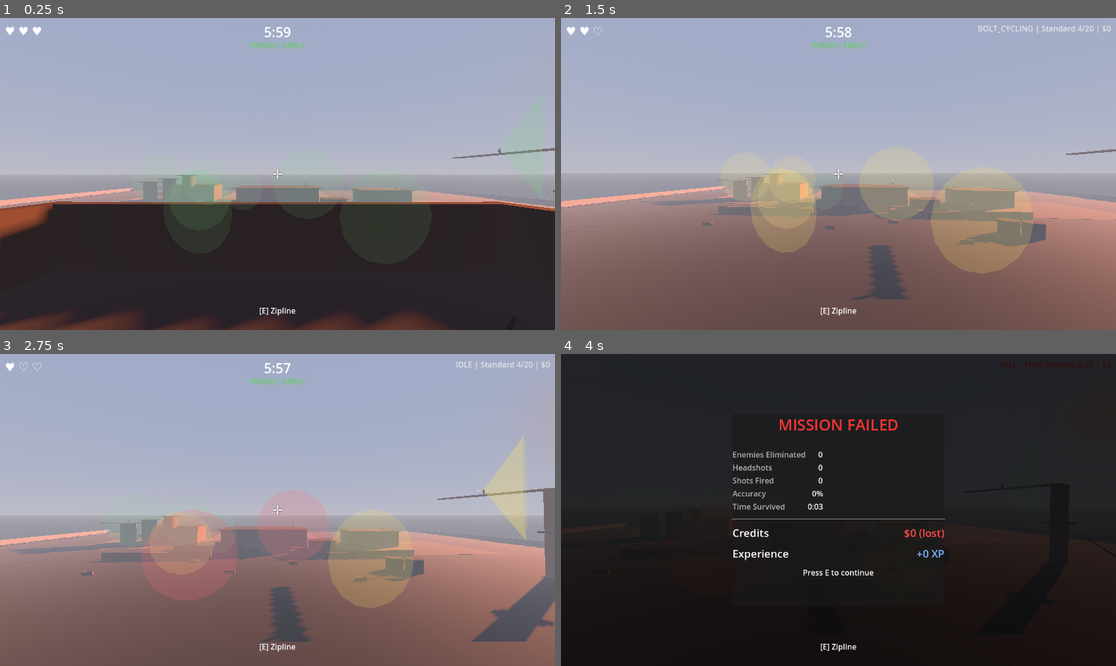
Above: before the commit, frames 1-4 (two rows, left to right).
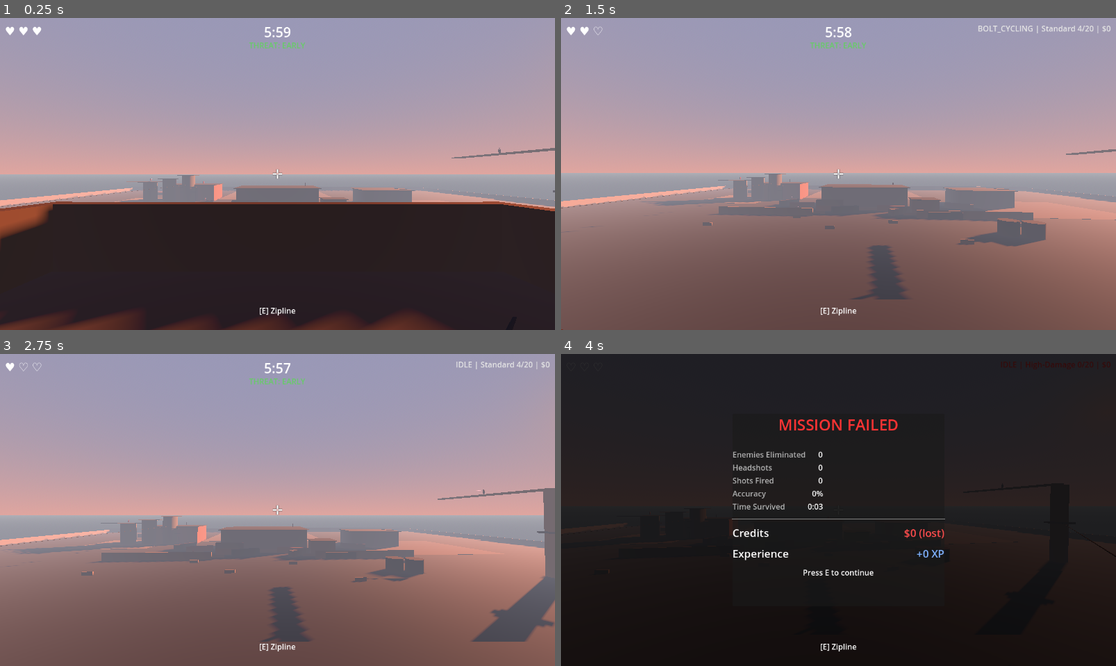
Above: after the commit, the same moments.

Repository: artemiiShabanov/UntitledSniperGame
Game: Godot game, scene res://scenes/levels/industrial_yard.tscn
Same seed, same stepped clock (60 frames per second), same inputs: the game is played once before the commit and once after it. This scene is started directly instead of the project's main scene.
Inputs (mouse positions are in pixels of both pictures, inside the frame that each line leads up to):
- Up to frame 1 (0.25 s): no input
- Up to frame 2 (1.5 s): tap Enter at 0.5 s; move the mouse to (866, 174) at 0.52 s; press the mouse at (866, 174) at 0.53 s; hold W (move_forward) from 0.53 s (still down); tap Space (jump) at 0.77 s; tap T at 0.8, 1.35 s; move the mouse to (810, 174) at 1.27 s; release the mouse at (810, 174) at 1.28 s
- Up to frame 3 (2.75 s): keep holding W (move_forward); tap Space (jump) at 1.52 s; click (249, 510) at 1.55 s; move the mouse to (288, 503) at 2.02 s; tap 1 (ammo_1) at 2.1 s; tap T at 2.3 s
- Up to frame 4 (4 s): keep holding W (move_forward); move the mouse to (832, 516) at 2.77 s; tap 2 (ammo_2) at 2.85 s; tap Space (jump) at 3.02, 3.77 s; click (832, 516) at 3.05 s; move the mouse to (877, 513) at 3.52 s; tap 3 (ammo_3) at 3.6 s; tap T at 3.8 s

The runs differ from the first frame. In frame 1, 25% of the frame differs, in the area x 0-100%, y 16-69%; in frame 2, 31%, in the area x 0-100%, y 16-82%; in frame 3, 29%; in frame 4, less than 0.1%.
Error after the commit: Invalid access to property or key 'shots_fired' on a base object of type 'Dictionary'. (res://scripts/systems/run_manager.gd:299)

Commit message:
Phase 1 bug fixes: ammo sync, stats, debug guards, stun recovery
Fix ammo_reserve desync after reload (weapon.gd). Add shots_fired stat
tracking. Gate debug T key behind OS.is_debug_build(). Set show_debug
default to false on enemies. Fix last_known_player_pos using bullet
position instead of actual player position. Save/restore original
materials on stun recovery instead of nulling them. Add null check for
bullet collider. Apply sky colors from time-of-day presets to
ProceduralSkyMaterial. Remove unused LOADING_SCENE constant. Mark
test values with TEST comments. Safe death timer with is_instance_valid.

Co-Authored-By: Claude Opus 4.6 <noreply@anthropic.com>

Diff:
--- a/data/levels/dev_test_pool.tres
+++ b/data/levels/dev_test_pool.tres
@@ -1,7 +1,7 @@
-[gd_resource type="Resource" script_class="EnemyPool" load_steps=4 format=3]
+[gd_resource type="Resource" script_class="EnemyPool" load_steps=5 format=3 uid="uid://cxxyg2bn7jdvy"]
 
-[ext_resource type="Script" path="res://scripts/world/enemy_pool.gd" id="1_pool"]
-[ext_resource type="Script" path="res://scripts/world/enemy_pool_entry.gd" id="2_entry"]
+[ext_resource type="Script" uid="uid://dqcsg6hb7jxte" path="res://scripts/world/enemy_pool.gd" id="1_pool"]
+[ext_resource type="Script" uid="uid://saxfhc5layvt" path="res://scripts/world/enemy_pool_entry.gd" id="2_entry"]
 [ext_resource type="PackedScene" path="res://scenes/enemy/enemy_lookout.tscn" id="3_lookout"]
 
 [sub_resource type="Resource" id="entry_lookout"]
@@ -12,4 +12,4 @@
 
 [resource]
 script = ExtResource("1_pool")
-entries = [SubResource("entry_lookout")]
+entries = Array[ExtResource("2_entry")]([SubResource("entry_lookout")])
--- a/scripts/enemy/enemy_base.gd
+++ b/scripts/enemy/enemy_base.gd
@@ -15,7 +15,7 @@
 ## ── Exports: Debug ───────────────────────────────────────────────────────────
 
 @export_group("Debug")
-@export var show_debug: bool = true  ## Toggle FOV cone and state indicator
+@export var show_debug: bool = false  ## Toggle FOV cone and state indicator
 
 ## ── Exports: Detection ───────────────────────────────────────────────────────
 
@@ -124,6 +124,9 @@
 var _glint_material: StandardMaterial3D
 var _glint_active: bool = false
 var _glint_time: float = 0.0
+
+## Original materials (saved before stun visual override)
+var _original_materials: Dictionary = {}
 
 ## Laser sight
 var _laser_mesh_instance: MeshInstance3D
@@ -489,7 +492,9 @@
 	# Getting shot immediately alerts
 	if alert_state != AlertState.ALERT:
 		suspicion = alert_threshold
-		last_known_player_pos = bullet.global_position
+		var players := get_tree().get_nodes_in_group("player")
+		if players.size() > 0:
+			last_known_player_pos = players[0].global_position
 		_set_alert_state(AlertState.ALERT)
 
 	if health <= 0.0:
@@ -527,6 +532,13 @@
 	if not mesh:
 		return
 	if stunned:
+		# Store original materials before overriding
+		_original_materials.clear()
+		for child in mesh.get_children():
+			if child is MeshInstance3D:
+				_original_materials[child] = child.material_override
+			elif child is CSGShape3D:
+				_original_materials[child] = child.material
 		var mat := StandardMaterial3D.new()
 		mat.albedo_color = Color(0.3, 0.6, 1.0)
 		mat.emission_enabled = true
@@ -538,12 +550,14 @@
 			elif child is CSGShape3D:
 				child.material = mat
 	else:
-		# Remove override to restore original materials
-		for child in mesh.get_children():
-			if child is MeshInstance3D:
-				child.material_override = null
-			elif child is CSGShape3D:
-				child.material = null
+		# Restore original materials saved before stun
+		for child in _original_materials:
+			if is_instance_valid(child):
+				if child is MeshInstance3D:
+					child.material_override = _original_materials[child]
+				elif child is CSGShape3D:
+					child.material = _original_materials[child]
+		_original_materials.clear()
 
 
 func _die(headshot: bool) -> void:
@@ -583,10 +597,11 @@
 	set_deferred("collision_layer", 0)
 	set_deferred("collision_mask", 0)
 
-	# Remove after delay
-	var timer := get_tree().create_timer(3.0)
-	await timer.timeout
-	queue_free()
+	# Remove after delay (safe — no await that can break if node is freed early)
+	var tree := get_tree()
+	if tree:
+		var timer := tree.create_timer(3.0)
+		timer.timeout.connect(func(): if is_instance_valid(self): queue_free())
 
 
 ## ── Scope Glint ─────────────────────────────────────────────────────────
--- a/scripts/player/player.gd
+++ b/scripts/player/player.gd
@@ -88,7 +88,7 @@
 		_toggle_mouse_capture()
 
 	# Debug: T to simulate taking a hit
-	if event is InputEventKey and event.pressed and event.keycode == KEY_T:
+	if OS.is_debug_build() and event is InputEventKey and event.pressed and event.keycode == KEY_T:
 		RunManager.take_hit()
 
 
@@ -363,7 +363,7 @@
 
 ## ── Lives callbacks ──────────────────────────────────────────────────────────
 
-func _on_life_lost(lives_remaining: int) -> void:
+func _on_life_lost(_lives_remaining: int) -> void:
 	_update_lives_display()
 	# Red flash
 	hit_flash_alpha = 0.4
--- a/scripts/player/weapon.gd
+++ b/scripts/player/weapon.gd
@@ -102,6 +102,7 @@
 			if res is AmmoType:
 				available_ammo_types.append(res)
 
+	## TEST: remove when ammo economy is implemented
 	# Initialize reserves — give some of each for testing
 	# (In production, this comes from RunManager.carried_ammo)
 	if ammo_reserves.is_empty():
@@ -350,6 +351,7 @@
 	ammo_in_magazine -= 1
 	_spawn_bullet()
 	shot_fired.emit()
+	RunManager.record_shot_fired()
 
 	# Enter bolt cycling
 	state_timer = bolt_cycle_time
@@ -407,6 +409,10 @@
 	var available := mini(needed, ammo_reserve)
 	ammo_in_magazine += available
 	ammo_reserve -= available
+	# Sync back to ammo_reserves dict so reserve stays consistent across type switches
+	var current_type := get_current_ammo_type()
+	if current_type:
+		ammo_reserves[current_type.ammo_id] = ammo_reserve
 	reload_complete.emit()
 	_set_state(State.IDLE)
 
--- a/scripts/projectile/bullet.gd
+++ b/scripts/projectile/bullet.gd
@@ -54,14 +54,15 @@
 	var collision := move_and_collide(velocity * delta)
 	if collision:
 		var collider := collision.get_collider()
-		if collider.has_method("on_bullet_hit"):
+		if collider and collider.has_method("on_bullet_hit"):
 			collider.on_bullet_hit(self, collision)
-		elif is_shock and collider.has_method("stun"):
+		elif collider and is_shock and collider.has_method("stun"):
 			# Fallback for objects that have stun() but not on_bullet_hit()
 			collider.stun(stun_duration)
 		# Only player bullets alert enemies to impact sounds
 		if not is_enemy_bullet:
 			_propagate_impact_sound(collision.get_position())
+		## TODO: penetration - continue through enemies instead of queue_free
 		queue_free()
 
 
--- a/scripts/systems/run_manager.gd
+++ b/scripts/systems/run_manager.gd
@@ -29,8 +29,8 @@
 @export var extraction_time: float = 3.0  ## Seconds to extract
 
 ## Threat phase timing (seconds of elapsed time)
-@export var early_phase_duration: float = 15.0   ## First 15s = EARLY (60s for production)
-@export var mid_phase_duration: float = 30.0     ## Next 30s = MID, then LATE (120s for production)
+@export var early_phase_duration: float = 15.0   ## TEST: First 15s = EARLY (60s for production)
+@export var mid_phase_duration: float = 30.0     ## TEST: Next 30s = MID, then LATE (120s for production)
 
 ## ── State ────────────────────────────────────────────────────────────────────
 
@@ -68,7 +68,6 @@
 
 ## Hub and level scene paths
 const HUB_SCENE: String = "res://scenes/hub/hub.tscn"
-const LOADING_SCENE: String = "res://scenes/ui/loading_screen.tscn"
 
 
 func _process(delta: float) -> void:
--- a/scripts/world/environment_config.gd
+++ b/scripts/world/environment_config.gd
@@ -109,6 +109,12 @@
 		env.environment.ambient_light_color = p.ambient_color
 		env.environment.ambient_light_energy = p.ambient_energy
 
+		# Apply sky colors to ProceduralSkyMaterial
+		if env.environment.sky and env.environment.sky.sky_material is ProceduralSkyMaterial:
+			var sky_mat: ProceduralSkyMaterial = env.environment.sky.sky_material
+			sky_mat.sky_top_color = p.sky_top_color
+			sky_mat.sky_horizon_color = p.sky_bottom_color
+
 
 static func apply_weather(env: WorldEnvironment, preset_name: String) -> void:
 	if not weather_presets.has(preset_name):
Not shown: 1 places in scenes/dev/dev_test.tscn that only renumber resources
